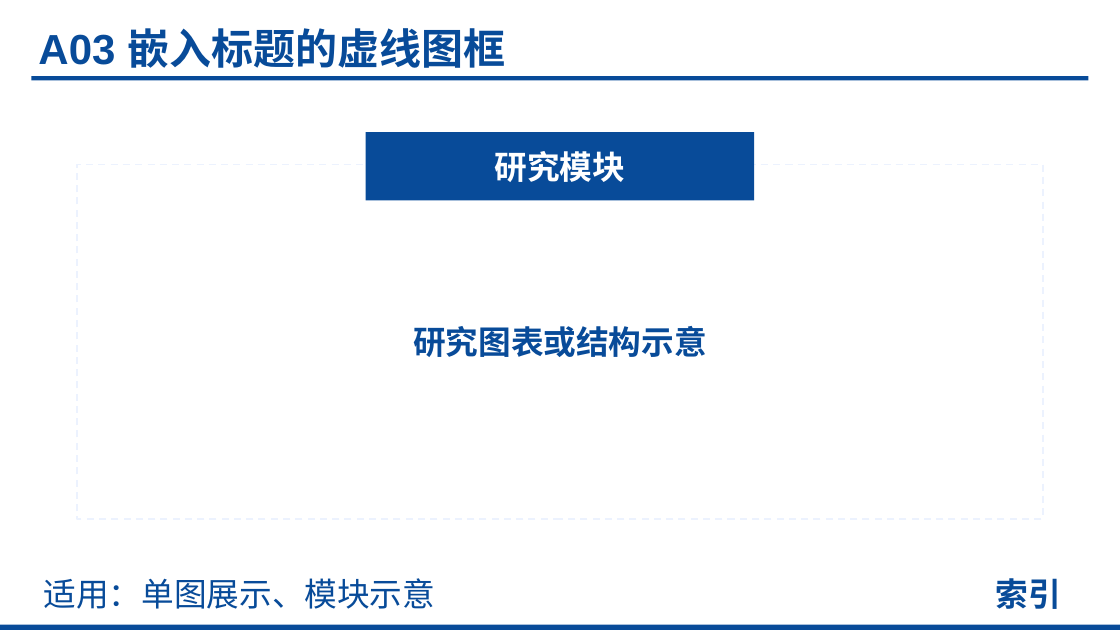
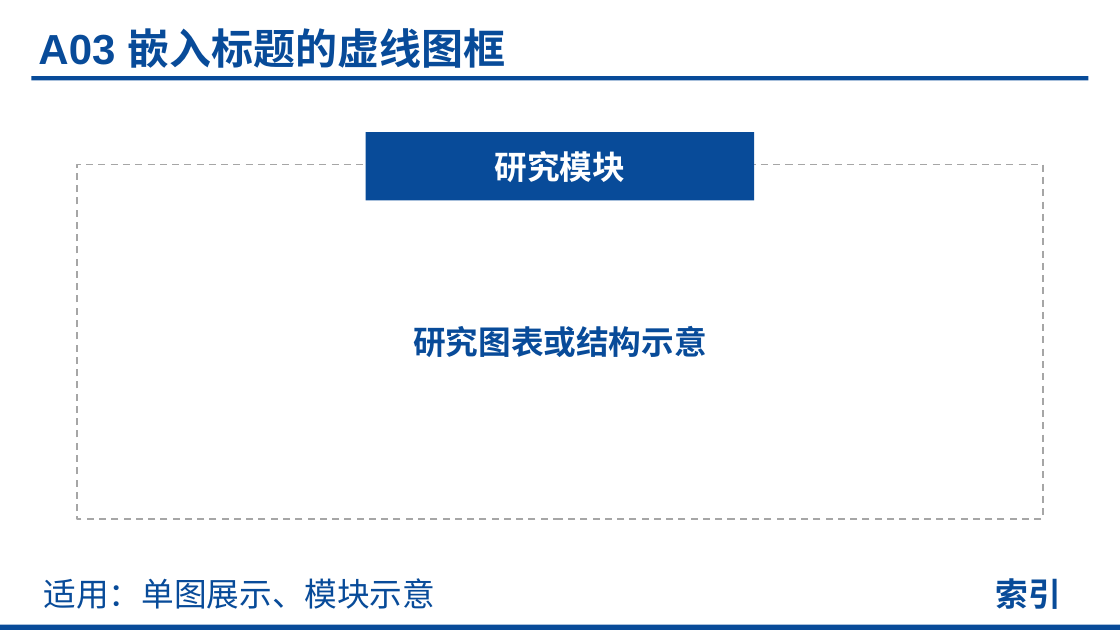
Before and after one commit to realihang/academic-ppt-skill, a slide deck: slide 7 of assets/element-reference.pptx (slide 6 before the commit). Drawn at 1120x630 pixels with LibreOffice and Linux fonts; fonts in the diff are those of the drawing. Boxes give left, top, right and bottom in pixels: in the first picture for what was removed or moved away, otherwise in the second. Text is boxed around its words. In the diff, an @@ line names an element or a change of style, - is before the commit and + after.

```diff
--- a/assets/element-reference.pptx
+++ b/assets/element-reference.pptx
@@ rectangle at box(77, 165, 1044, 519): outline #ECF2FE 1.5 pt dashed to #A6A6A6 1.5 pt dashed @@
```
Also in this commit, not shown: 6 other slides changed, 22 slides added, 13 other files.
